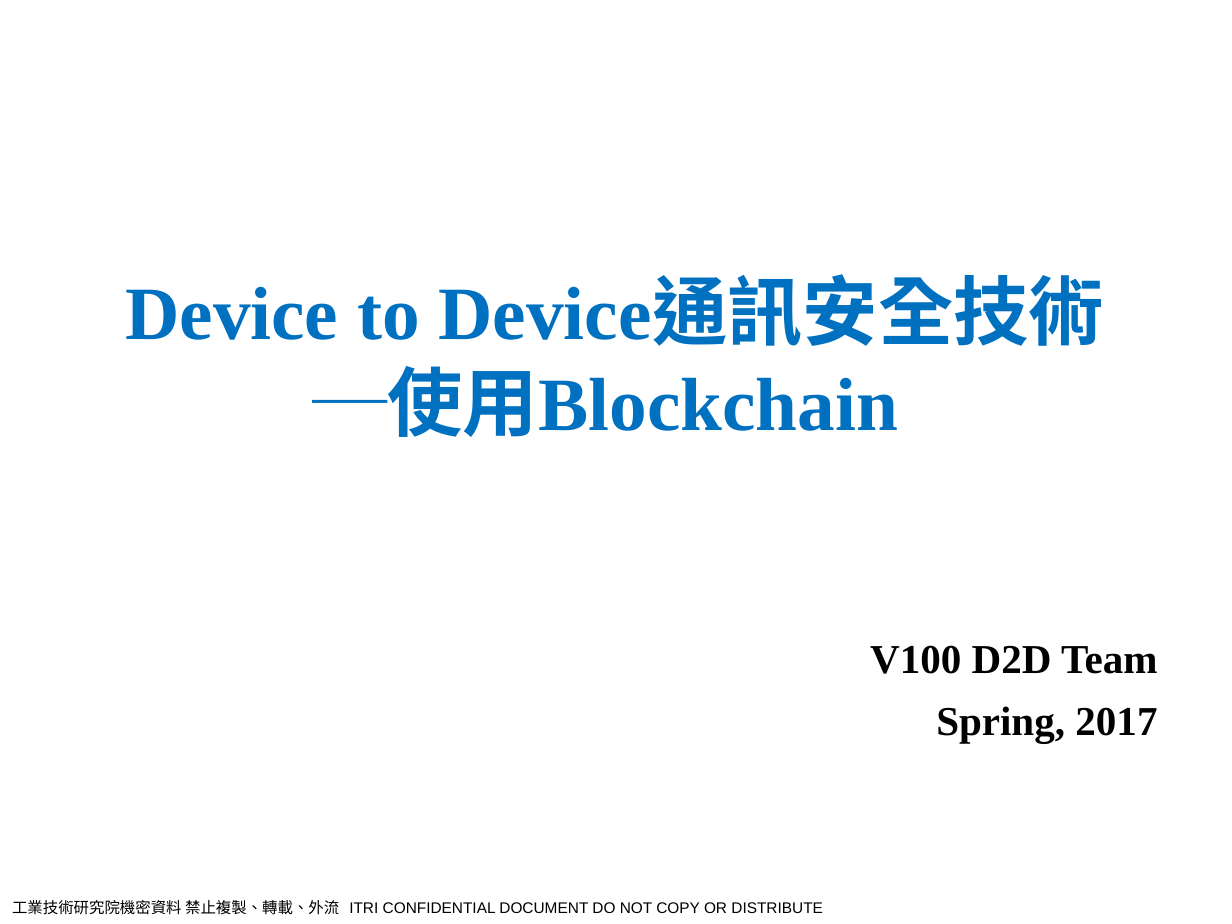
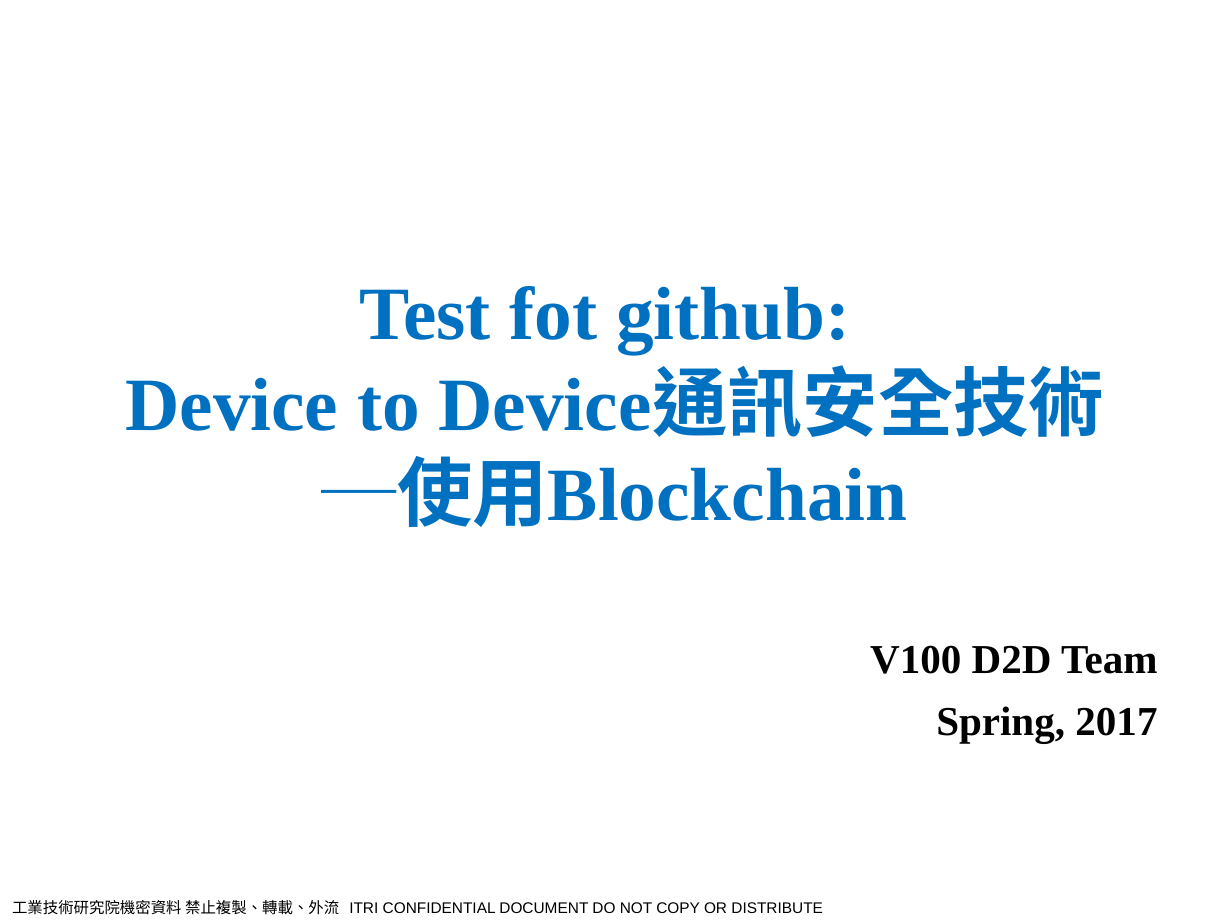
Before and after one commit to dolinv100/qrcode, a slide deck: slide 1 of OP25_FY106_BlockChain_20170526_Dolin.pptx. Drawn at 1232x924 pixels with LibreOffice and Linux fonts; fonts in the diff are those of the drawing; background and template pictures are left out. Boxes give left, top, right and bottom in pixels: in the first picture for what was removed or moved away, otherwise in the second. Text is boxed around its words. In the diff, an @@ line names an element or a change of style, - is before the commit and + after.

Commit message:
Update TEST OP25 blockchian

```diff
--- a/OP25_FY106_BlockChain_20170526_Dolin.pptx
+++ b/OP25_FY106_BlockChain_20170526_Dolin.pptx
@@ title at bbox=[125, 286, 1104, 527]: text changed @@
-Device to Device通訊安全技術
-─使用Blockchain
+Test fot github:
+Device to Device通訊安全技術
+─使用Blockchain
```
Also in this commit, not shown: 3 other slides changed.
